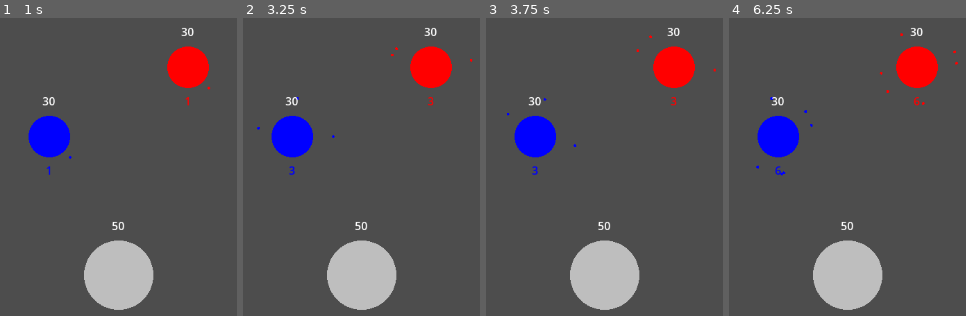
Above: before the commit, frames 1-4 (left to right).
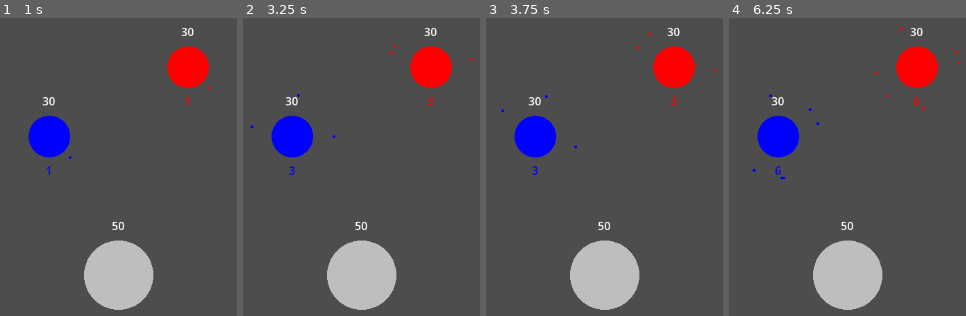
Above: after the commit, the same moments.

Repository: lenomirei/MyGame
Game: Godot game, scene res://game_manager.tscn
Same seed, same stepped clock (60 frames per second), same inputs: the game is played once before the commit and once after it.
Inputs (mouse positions are in pixels of both pictures, inside the frame that each line leads up to):
- Up to frame 1 (1 s): tap Enter at 0.5 s; move the mouse to (49, 137) at 0.52 s; click (49, 137) at 0.67 s
- Up to frame 2 (3.25 s): tap Space at 1.25 s; move the mouse to (463, 244) at 1.27 s; click (463, 244) at 1.42 s; tap Enter at 2 s; move the mouse to (outside the picture) at 2.02 s; click (outside the picture) at 2.17 s; move the mouse to (outside the picture) at 2.77 s; click (outside the picture) at 2.92 s
- Up to frame 3 (3.75 s): tap Space at 3.5 s; move the mouse to (outside the picture) at 3.52 s; click (outside the picture) at 3.67 s
- Up to frame 4 (6.25 s): move the mouse to (868, 155) at 4.27 s; click (868, 155) at 4.42 s; move the mouse to (outside the picture) at 5.02 s; click (outside the picture) at 5.17 s; move the mouse to (outside the picture) at 5.77 s; click (outside the picture) at 5.92 s

Frame 1 is identical in both runs. In frame 2, 0.1% of the frame differs, in the area x 2-98%, y 9-41%; in frame 3, 0.1%; in frame 4, 0.3%, in the area x 9-98%, y 3-55%.

Commit message:
[fix] Fix capture progress position. Fix battle tick timer multi start.

Diff:
--- a/planet.gd
+++ b/planet.gd
@@ -19,7 +19,7 @@
 	get:
 		return soldier_limit
 @export var spawn_cd: float = 1.0
-@export var battle_speed: float = 1.0  # 每秒损耗系数（越大打得越快）
+@export var battle_speed: float = 10.0  # 每秒损耗系数（越大打得越快）
 
 var soldier_class: PackedScene
 var mouse_enter: bool = false
@@ -27,6 +27,7 @@
 var id: int
 var soldiers_map: Dictionary[Faction, PlanetFactionSoldierInfo]
 var capture_progress: CaptureProgress
+var battle_timer: Timer
 
 # Called when the node enters the scene tree for the first time.
 func _ready() -> void:
@@ -36,6 +37,10 @@
 	label.position.y = -radius - label.size.y - 10
 	var soldiers_box: HBoxContainer = $"SoldiersBox"
 	soldiers_box.position.y = radius + 10
+	var capture_progress: ProgressBar = $"CaptureProgress"
+	capture_progress.position.y = radius + 40
+	battle_timer = Timer.new()
+	add_child(battle_timer)
 	reset()
 
 func get_planet_under_mouse() -> Planet:
@@ -63,6 +68,8 @@
 	# add soldier to map
 	soldiers_map[soldier.master_faction].soldiers.push_back(soldier)
 	# reparent soldier
+	soldier.orbit_radius_x = self.radius + 30
+	soldier.orbit_radius_y = self.radius + 30
 	soldier.reparent(self.get_node(^"Soldiers"), true)
 	_update_soldiers_information()
 
@@ -87,32 +94,40 @@
 	if connecting and master_faction.state == Faction.State.PLAYER:
 		queue_redraw()
 
-	_battle(delta)
+	# _battle(delta)
 	if soldiers_map.size() == 1 and soldiers_map.keys()[0] != master_faction:
+		if not battle_timer.is_stopped():
+			battle_timer.stop()
+		battle_timer.stop()
 		var spawn_timer: Timer = $"SpwanTimer"
 		spawn_timer.stop()
 		capture_progress.visible = true
 		capture_progress._increase(capture_progress.step * soldiers_map.values()[0].soldiers.size(), soldiers_map.keys()[0])
-
-	if soldiers_map.size() > 1:
-		var timer = Timer.new()
-		timer.wait_time = 1.0
-		timer.timeout.connect(_on_battle_tick)
-		add_child(timer)
-		timer.start()
+	elif soldiers_map.size() > 1:
+		battle_timer.wait_time = 1.0
+		battle_timer.timeout.connect(_on_battle_tick)
+		if battle_timer.is_stopped():
+			battle_timer.start()
 
 func _on_battle_tick():
 	if soldiers_map.size() <= 1:
 		return
 
+	var to_erase: Array[Faction] = []
 	for faction in soldiers_map:
 		var loss_faction:int = int(0.1 * soldiers_map[faction].soldiers.size())
 		loss_faction = max(1, loss_faction)
-		# free the solders byte the loss_faction count
-		var remove_soldier: Soldier = soldiers_map[faction].soldiers.pop_back()
-		self.get_node(^"Soldiers").remove_child(remove_soldier)
-		remove_soldier.queue_free()
-
+		# free the solders by the loss_faction count
+		for i: int in loss_faction:
+			if soldiers_map[faction].soldiers.is_empty():
+				to_erase.append(faction)
+				continue
+			var remove_soldier: Soldier = soldiers_map[faction].soldiers.pop_back()
+			self.get_node(^"Soldiers").remove_child(remove_soldier)
+			remove_soldier.queue_free()
+
+	for faction: Faction in to_erase:
+		_remove_loser_faction(faction)
 	# update soldiers information
 	_update_soldiers_information()
 
@@ -121,41 +136,41 @@
 	# B = max(0, B - max(1, loss_B))
 
 
-func _battle(delta: float) -> void:
-	if soldiers_map.size() < 2:
-		return  # 场上只有一个势力，不战斗
-
-	# 1) 先统计各势力数量（不能在循环里改字典，先记下来）
-	var counts: Dictionary = {}
-	var total := 0
-	for faction in soldiers_map:
-		var c: int = soldiers_map[faction].soldiers.size()
-		counts[faction] = c
-		total += c
-
-	# 2) 逐个势力结算损失
-	var to_erase: Array[Faction] = []
-	for faction in soldiers_map:
-		var info: PlanetFactionSoldierInfo = soldiers_map[faction]
-		var c: int = counts[faction]
-		if c <= 0:
-			to_erase.append(faction)
-			continue
-		var enemy_total: int = total - c
-		# 人越少掉得越快
-		var loss_per_sec: float = battle_speed * enemy_total / float(c)
-		var loss_count: int = int(loss_per_sec * delta)  # 这一帧掉几个
-		for i in loss_count:
-			var dead: Soldier = info.soldiers.pop_back()
-			$"Soldiers".remove_child(dead)
-			dead.queue_free()
-
-	# 3) 打光的势力从 map 里清掉（否则 size() 一直≥2 会永远战斗）
-	for faction in to_erase:
-		_remove_loser_faction(faction)
-
-	# 4) 刷新数量显示（顺带，数量只剩 1 个势力时会走你现有的 capture 逻辑）
-	_update_soldiers_information()
+# func _battle(delta: float) -> void:
+# 	if soldiers_map.size() < 2:
+# 		return  # 场上只有一个势力，不战斗
+
+# 	# 1) 先统计各势力数量（不能在循环里改字典，先记下来）
+# 	var counts: Dictionary = {}
+# 	var total := 0
+# 	for faction in soldiers_map:
+# 		var c: int = soldiers_map[faction].soldiers.size()
+# 		counts[faction] = c
+# 		total += c
+
+# 	# 2) 逐个势力结算损失
+# 	var to_erase: Array[Faction] = []
+# 	for faction in soldiers_map:
+# 		var info: PlanetFactionSoldierInfo = soldiers_map[faction]
+# 		var c: int = counts[faction]
+# 		if c <= 0:
+# 			to_erase.append(faction)
+# 			continue
+# 		var enemy_total: int = total - c
+# 		# 人越少掉得越快
+# 		var loss_per_sec: float = battle_speed * enemy_total / float(c)
+# 		var loss_count: int = int(loss_per_sec * delta)  # 这一帧掉几个
+# 		for i in loss_count:
+# 			var dead: Soldier = info.soldiers.pop_back()
+# 			$"Soldiers".remove_child(dead)
+# 			dead.queue_free()
+
+# 	# 3) 打光的势力从 map 里清掉（否则 size() 一直≥2 会永远战斗）
+# 	for faction in to_erase:
+# 		_remove_loser_faction(faction)
+
+# 	# 4) 刷新数量显示（顺带，数量只剩 1 个势力时会走你现有的 capture 逻辑）
+# 	_update_soldiers_information()
 
 func _draw() -> void:
 	draw_circle(Vector2.ZERO, radius, master_faction.color)
@@ -182,6 +197,8 @@
 		soldiers_map[master_faction].soldiers.push_back(soldier)
 		$"Soldiers".add_child(soldier)
 		soldier.position = Vector2(30, 30)
+		soldier.orbit_radius_x = self.radius + 30
+		soldier.orbit_radius_y = self.radius + 30
 		master_faction._soldier_change(1)
 		_update_soldiers_information()
 
